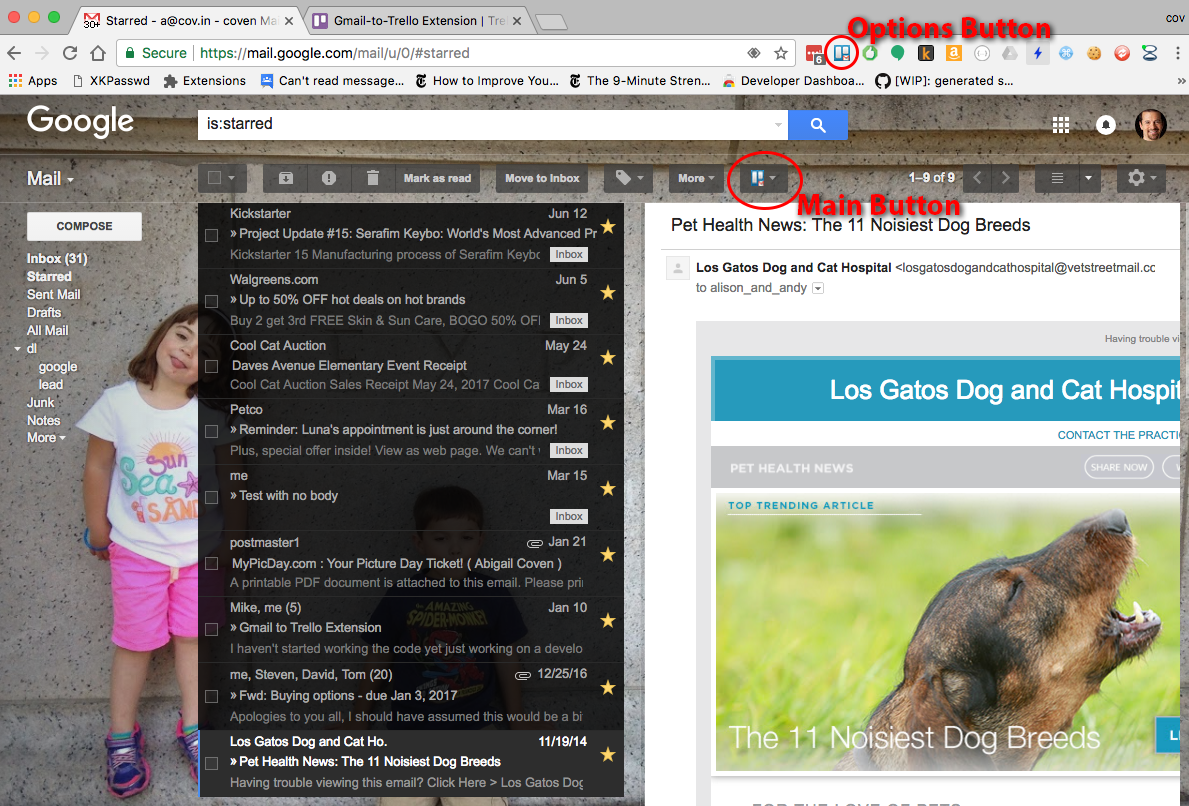
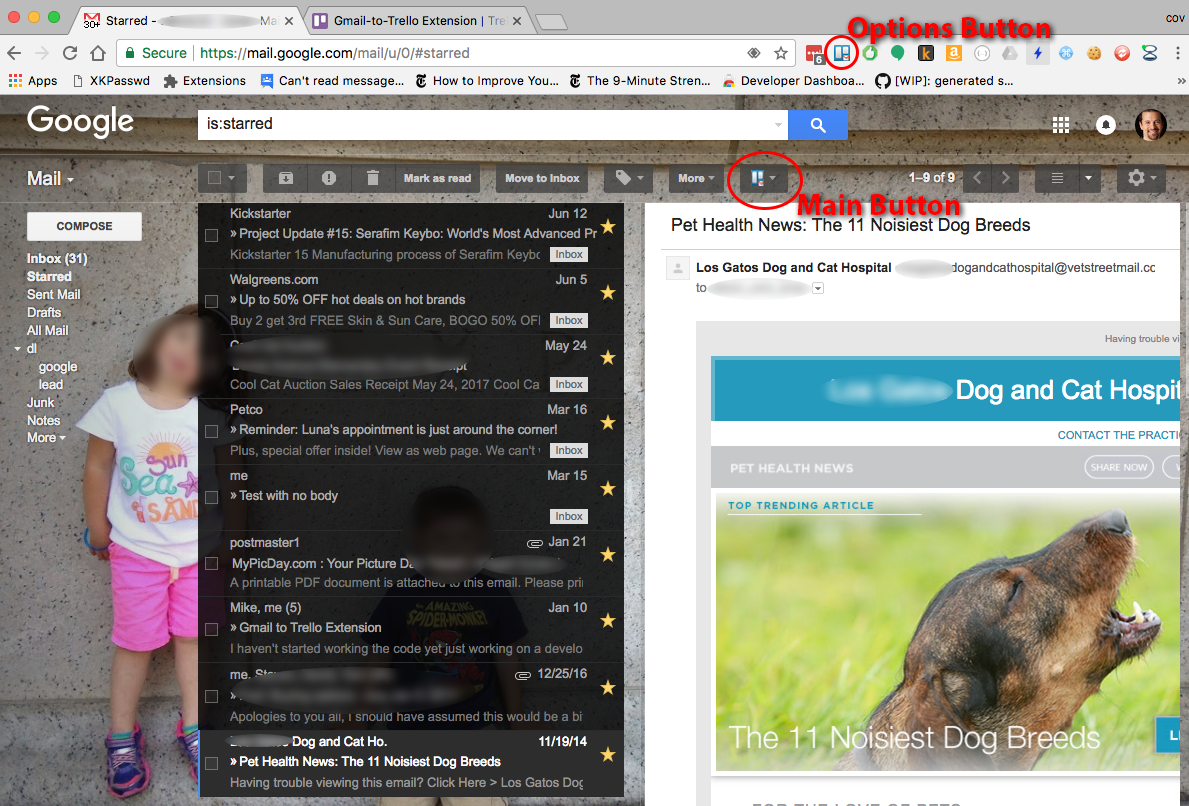
The second 1189 × 806 image is a revision of the first. Changes to its layers:
painted on "Layer 0" over [133, 14, 954, 747]
